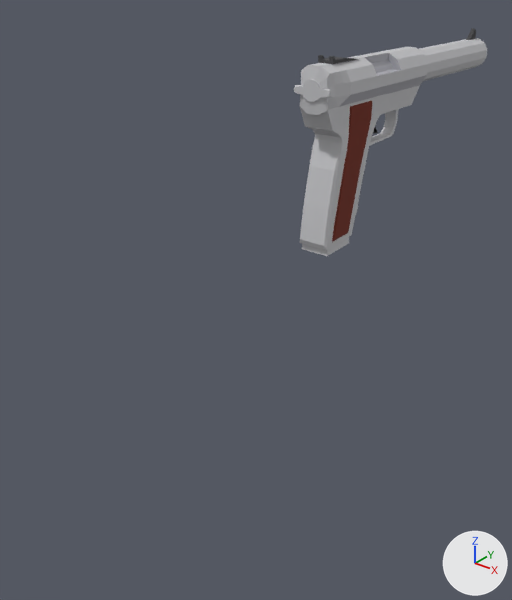
The glTF model Art/3D/Blender/mk57.glb as it was, and as the next commit left it.
One viewpoint serves both versions: a 50 mm lens placed at (0.815, -1.489, 0.48), pointed at (-0.051, -0.406, -0.192). Arrows for +X, +Y and +Z are at lower right; the lights stay in place. The older version comes first.

The first picture shows 'Body', 'Slider' and 1 more.
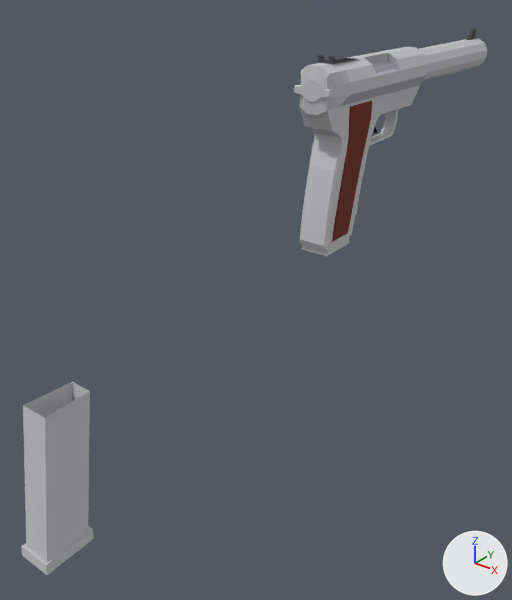
The newer file is also turned or shifted as a whole; pictures and numbers use the older file's frame.

The edits, one by one:
Object 'dummy' (ob_dummy) is new; it shows a copy of the mesh of ob_mags.
Its location is (0.0, -0.973, -0.138).

Location of each change, (x1, y1, x2, y2) in pixels of the pictures (512 x 600 px):
'dummy', added
    after: (21, 382, 94, 575)
